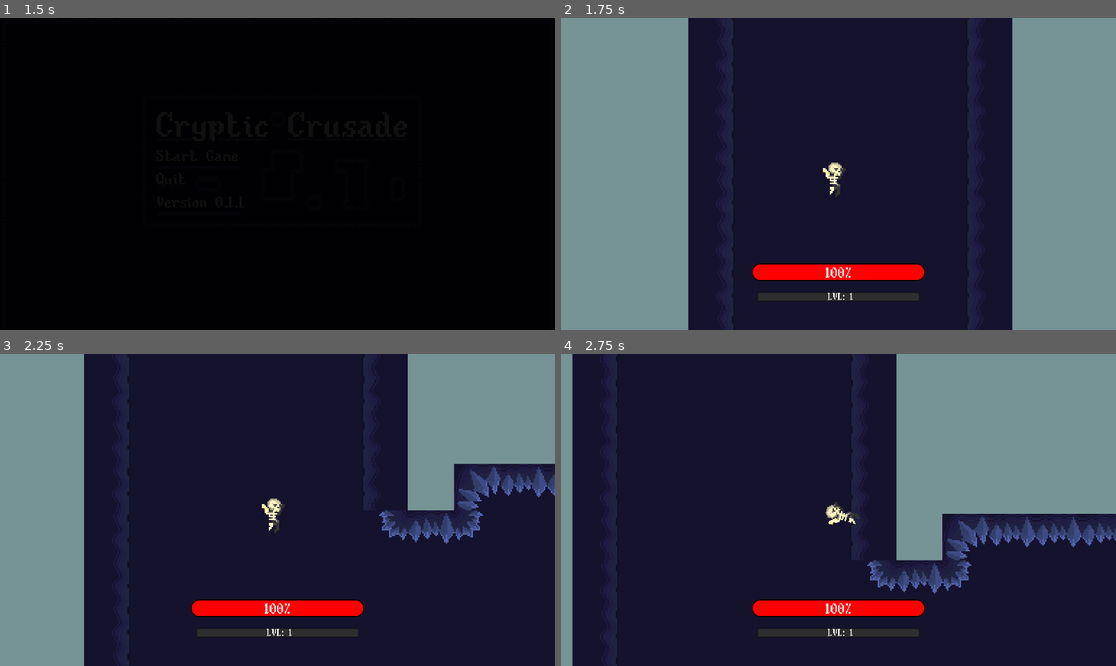
Above: before the commit, frames 1-4 (two rows, left to right).
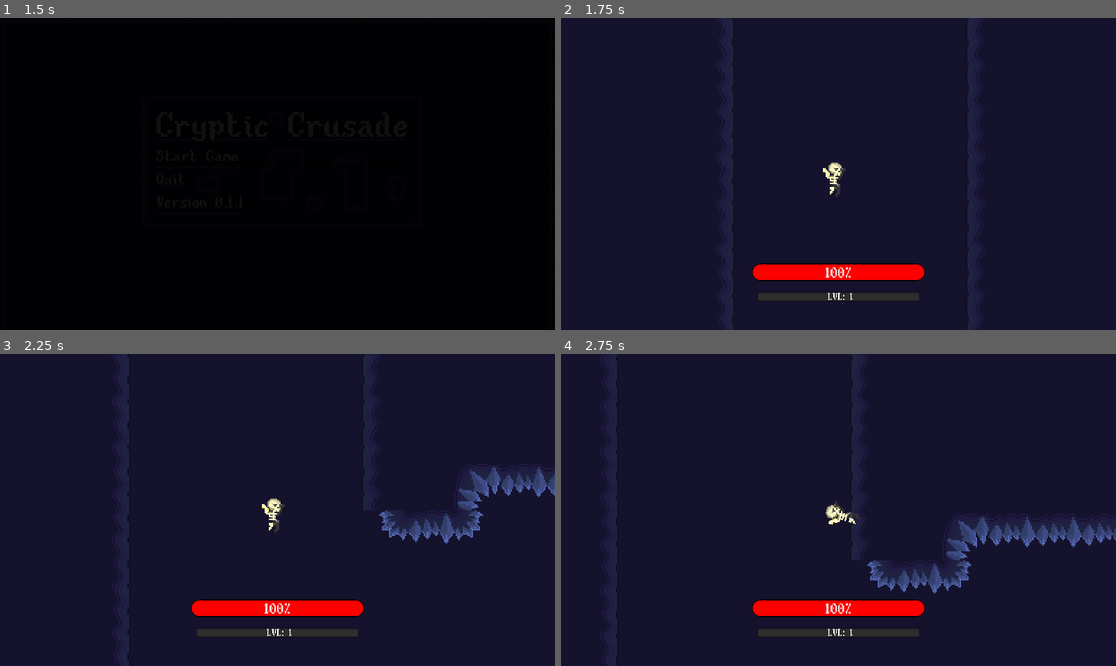
Above: after the commit, the same moments.

Repository: notfennecks/Cryptic-Crusade
Game: Godot game, scene res://Scenes/UI/Menu.tscn
Same seed, same stepped clock (60 frames per second), same inputs: the game is played once before the commit and once after it.
Inputs (mouse positions are in pixels of both pictures, inside the frame that each line leads up to):
- Up to frame 1 (1.5 s): click "Start Game" at 0.5 s; click "Start Game" at 1.25 s
- Up to frame 2 (1.75 s): no input
- Up to frame 3 (2.25 s): move the mouse to (399, 494) at 2.02 s; hold D (right) from 2.03 s (still down); hold Right mouse button (arrow) from 2.03 s (still down)
- Up to frame 4 (2.75 s): keep holding D (right); keep holding Right mouse button (arrow); tap Space (jump) at 2.27 s

Frame 1 is identical in both runs. In frame 2, 42% of the frame differs, in the area x 0-100%, y 0-100%; in frame 3, 26%; in frame 4, 24%.

Commit message:
Finalized

Diff:
--- a/GodotProject/Scenes/AI/Slime.tscn
+++ b/GodotProject/Scenes/AI/Slime.tscn
@@ -102,7 +102,7 @@
 [node name="Slime" type="KinematicBody2D" groups=[
 "enemies",
 ]]
-position = Vector2( 30443.7, 2.37842e+006 )
+position = Vector2( 49484.7, 6.60311e+006 )
 collision_layer = 8
 collision_mask = 67
 script = ExtResource( 1 )
@@ -115,6 +115,7 @@
 texture = ExtResource( 4 )
 flip_h = true
 hframes = 6
+frame = 4
 
 [node name="AnimationPlayer" type="AnimationPlayer" parent="Sprite"]
 anims/Death = SubResource( 1 )
--- a/GodotProject/Scenes/Levels/Level1-1.tscn
+++ b/GodotProject/Scenes/Levels/Level1-1.tscn
@@ -40,7 +40,6 @@
 visible = false
 
 [node name="Background" type="TileMap" parent="."]
-visible = false
 tile_set = ExtResource( 7 )
 cell_size = Vector2( 32, 32 )
 format = 1
@@ -80,35 +79,35 @@
 arrow_rate = 0.7
 
 [node name="Slime" parent="." instance=ExtResource( 9 )]
-position = Vector2( 1133.35, -144.08 )
+position = Vector2( 1119.61, -144.055 )
 speed = 25
 
 [node name="Slime2" parent="." instance=ExtResource( 9 )]
-position = Vector2( 562.506, -48.0799 )
+position = Vector2( 542.09, -48.1278 )
 speed = 35
 
 [node name="Slime3" parent="." instance=ExtResource( 9 )]
-position = Vector2( 878.006, -80.0799 )
+position = Vector2( 673.244, -80.0982 )
 speed = 45
 
 [node name="Slime4" parent="." instance=ExtResource( 9 )]
-position = Vector2( 1642.68, -240.08 )
+position = Vector2( 1647.27, -240.08 )
 speed = 55
 
 [node name="Slime5" parent="." instance=ExtResource( 9 )]
-position = Vector2( 2426.91, -16.1278 )
+position = Vector2( 2361.91, -16.1278 )
 speed = 65
 
 [node name="Slime6" parent="." instance=ExtResource( 9 )]
-position = Vector2( 3011.08, 143.872 )
+position = Vector2( 3327.17, 143.872 )
 speed = 75
 
 [node name="Slime7" parent="." instance=ExtResource( 9 )]
-position = Vector2( 3288.41, 143.872 )
+position = Vector2( 3032, 143.872 )
 speed = 85
 
 [node name="Slime8" parent="." instance=ExtResource( 9 )]
-position = Vector2( 3768.59, 79.8722 )
+position = Vector2( 3760.7, 79.9201 )
 speed = 95
 
 [node name="Slime9" parent="." instance=ExtResource( 9 )]
@@ -116,11 +115,11 @@
 speed = 120
 
 [node name="Slime10" parent="." instance=ExtResource( 9 )]
-position = Vector2( 4447.23, -144.128 )
+position = Vector2( 4559.77, -144.08 )
 speed = 150
 
 [node name="Slime11" parent="." instance=ExtResource( 9 )]
-position = Vector2( 4498.01, -144.08 )
+position = Vector2( 4441.34, -144.128 )
 speed = 200
 [connection signal="pressed" from="UI/Inventory/TabContainer/Crafting/SwordBuy" to="." method="_on_SwordBuy_pressed"]
 [connection signal="pressed" from="UI/Inventory/TabContainer/Crafting/BowBuy" to="." method="_on_BowBuy_pressed"]
--- a/GodotProject/Scripts/AI/Slime.gd
+++ b/GodotProject/Scripts/AI/Slime.gd
@@ -24,6 +24,7 @@
 
 
 func _ready():  #Runs this function when the scene is loaded.
+	health = clamp(health, 0, 3)
 	emit_signal("updated_enemy_health", health)  #Emits a signal to update the enemy's health.
 	$Sprite/AnimationPlayer.play("Run")  #Plays the enemies "Run" animation
 	connect("resource_dropped", get_parent(), "drop_resources")  #Connects the "resource_dropped" signal to its parent (Level1-1 tree node).
@@ -60,7 +61,7 @@
 	health -= amount  #Take away 1 health from enemy.
 	$Hurt.play()
 	emit_signal("updated_enemy_health", health)  #Emit signal "updated_health" with the current health value.
-	if health == 0:  #If health is 0.
+	if health <= 0:  #If health is less than 0.
 		player.gain_experience(5)
 		randomize()
 		emit_signal("resource_dropped", Wood, randi() % 3, Iron, randi() % 3, spawn_center, spawn_area)  #Emitted signal used for spawning dropped resources.
